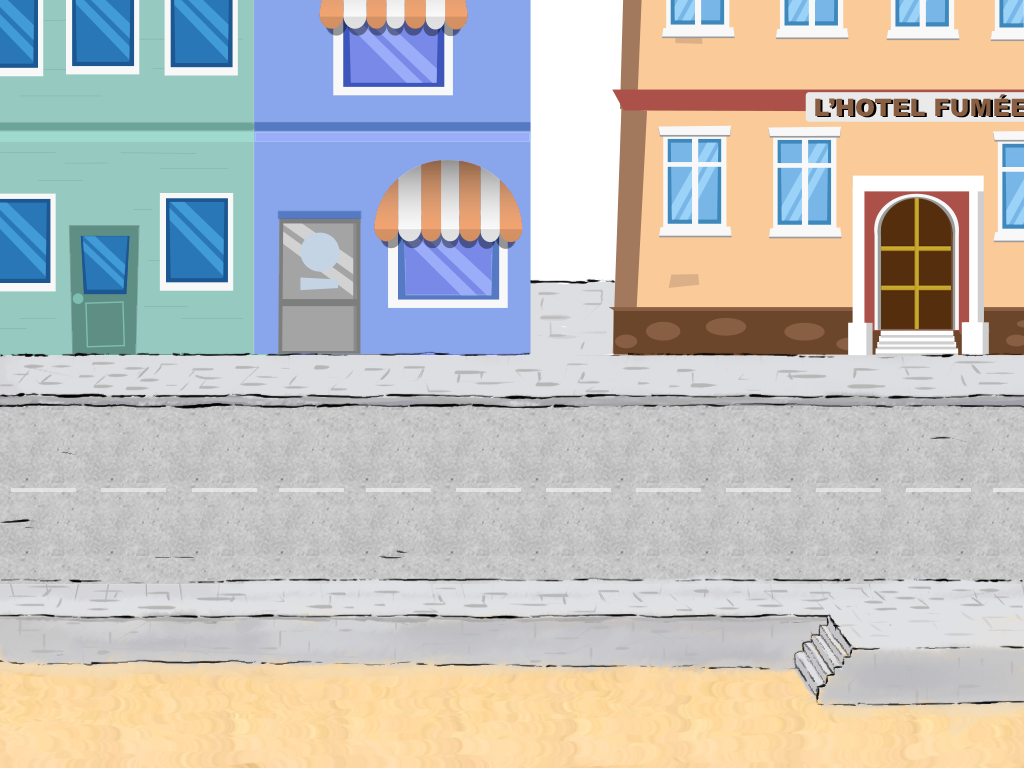
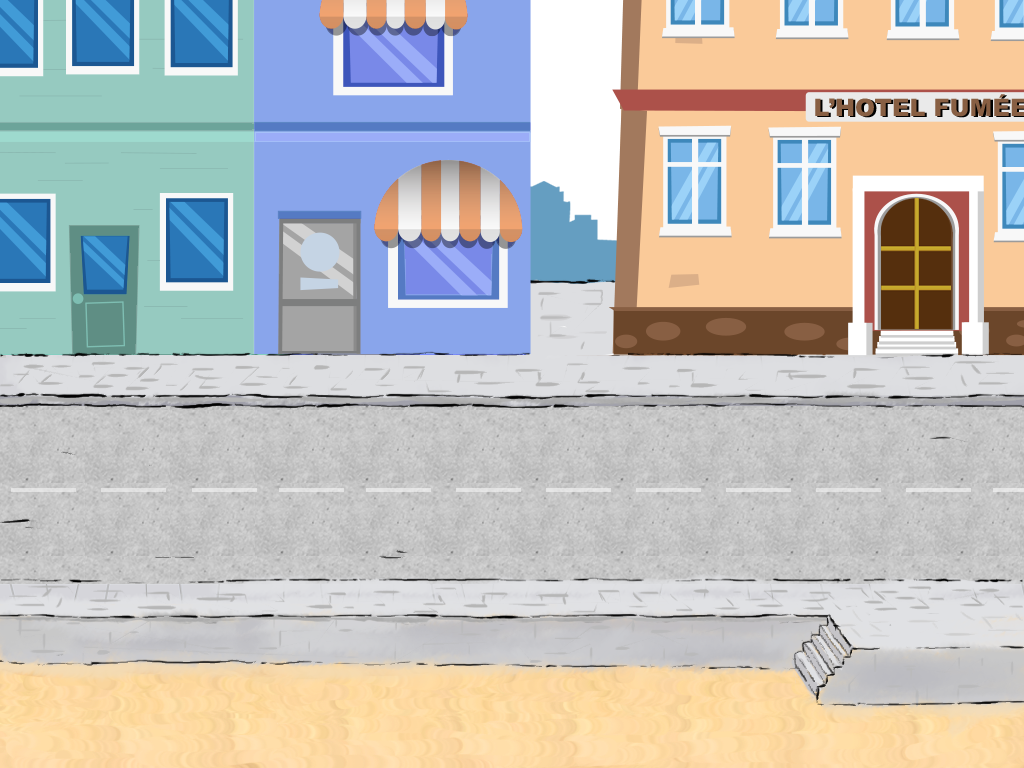
Comparing the layer stacks of the two 1024px x 768px images. Changes:
painted on "Layer 2" over (551, 281, 600, 285)
added layer "City_Backdrop" above "Background" over (530, 181, 617, 285)
